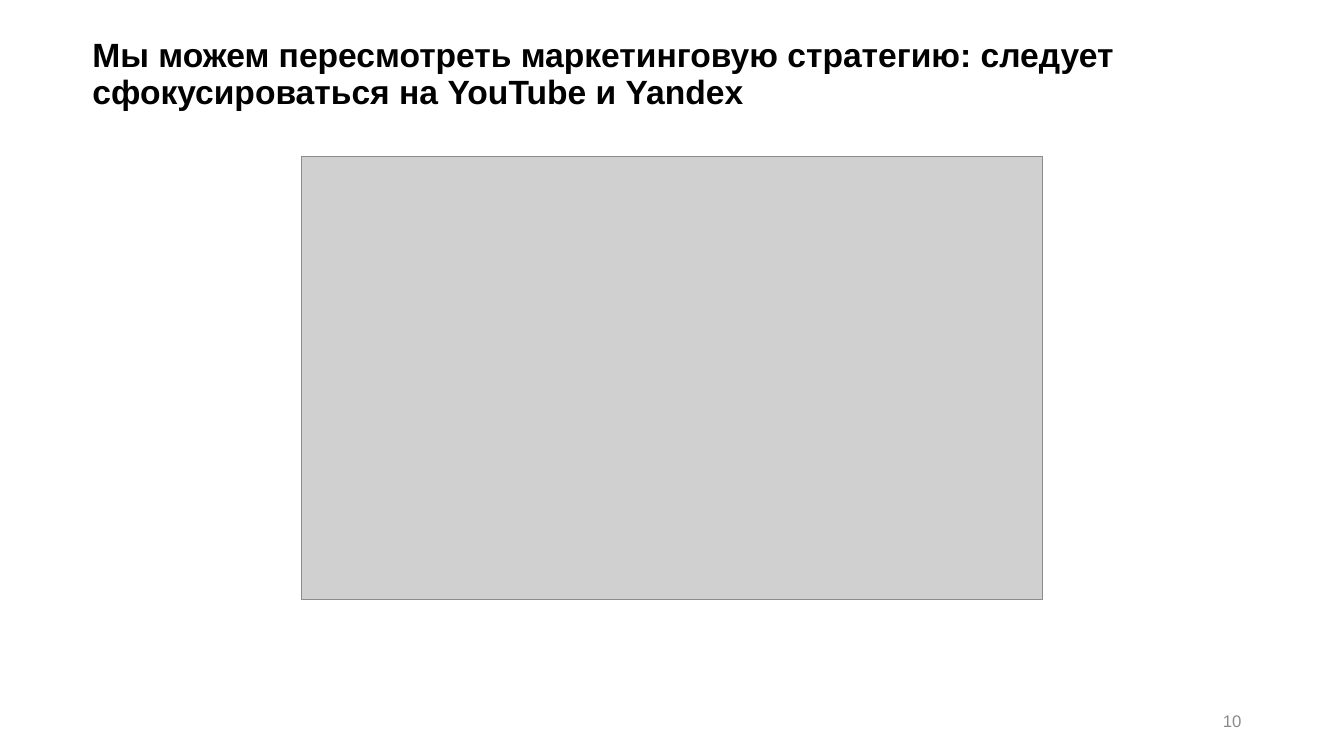
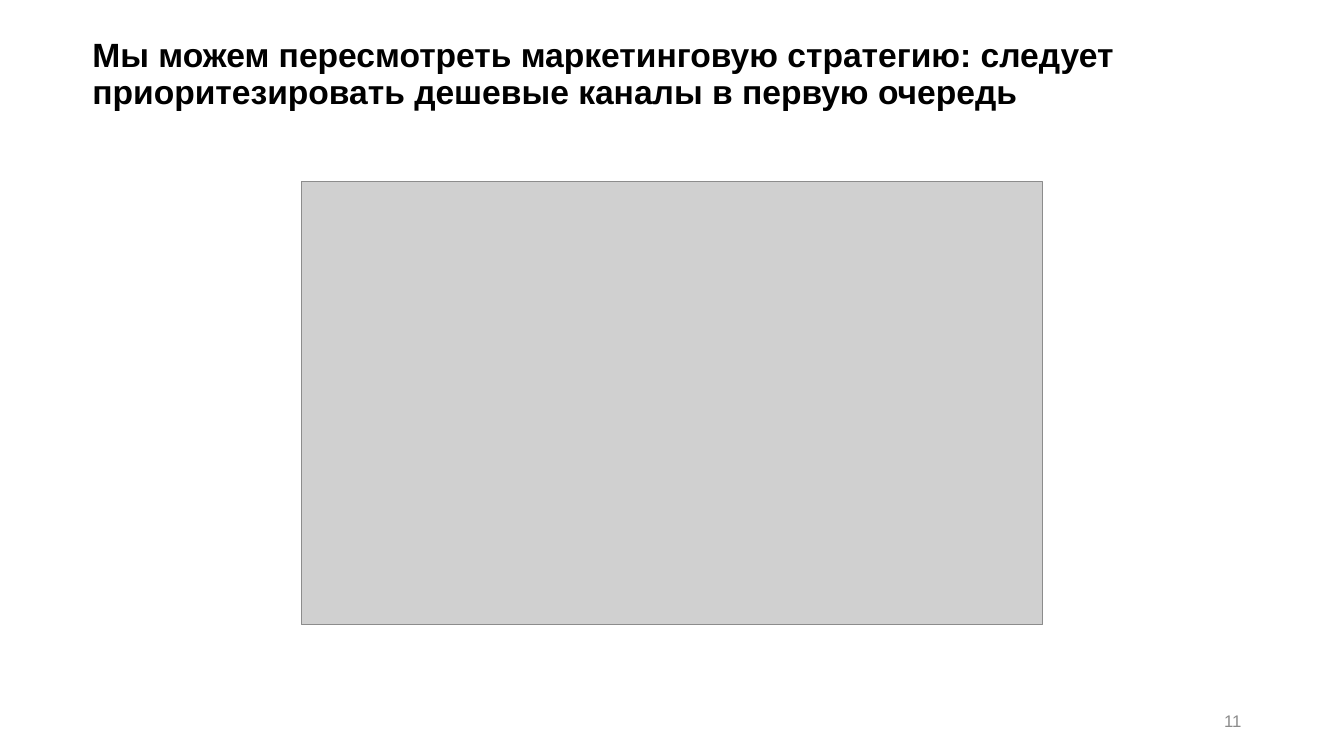
Before and after one commit to mskhmelik/prj_space_brothers, a slide deck: slide 11 of ppt_space_brothers.pptx (slide 10 before the commit). Drawn at 1344x756 pixels with LibreOffice and Linux fonts; fonts in the diff are those of the drawing; grey boxes stand for pictures. Boxes give left, top, right and bottom in pixels: in the first picture for what was removed or moved away, otherwise in the second. Text is boxed around its words. In the diff, an @@ line names an element or a change of style, - is before the commit and + after.

```diff
--- a/ppt_space_brothers.pptx
+++ b/ppt_space_brothers.pptx
@@ title at box(92, 44, 1114, 111): text changed @@
-Мы можем пересмотреть маркетинговую стратегию: следует сфокусироваться на YouTube и Yandex
+Мы можем пересмотреть маркетинговую стратегию: следует приоритезировать дешевые каналы в первую очередь
@@ picture: place and size @@
-picture at box(301, 156, 1043, 600)
+picture at box(301, 181, 1043, 625)
@@ page number at box(1224, 715, 1241, 727): text changed @@
-10
+11
```
Also in this commit, not shown: 1 other slide changed, 1 slide added.
